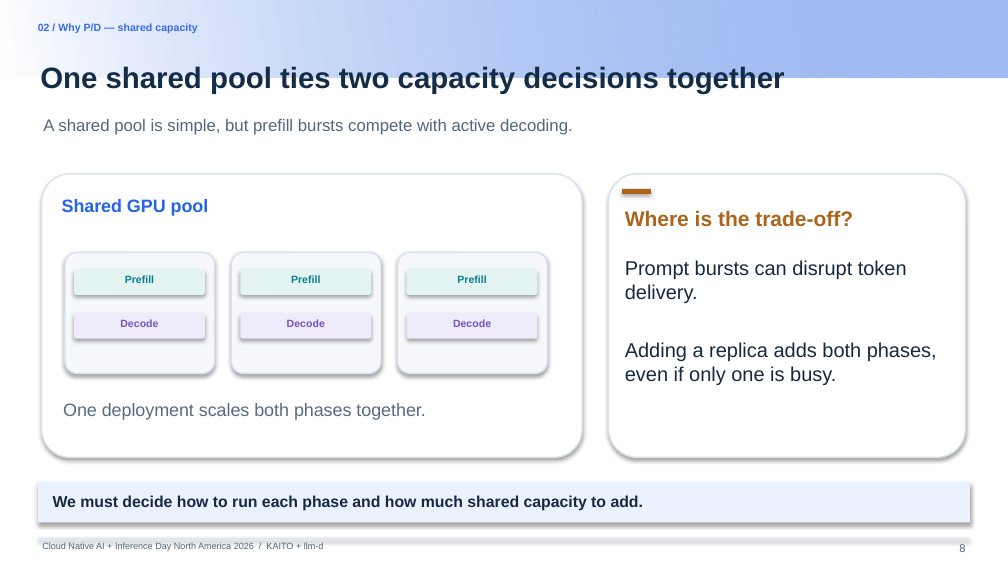
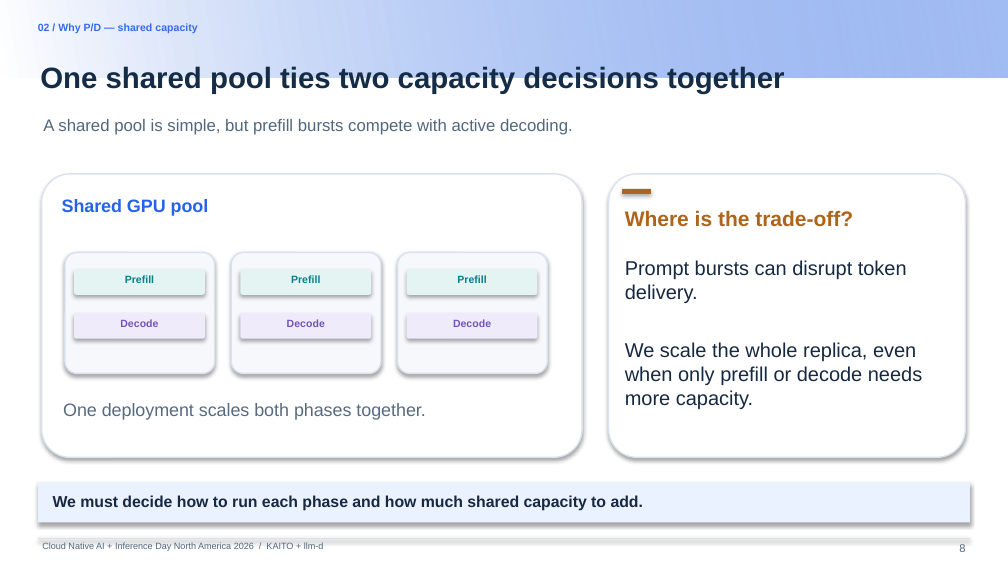
Before and after one commit to andyzhangx/demo, a slide deck: slide 8 of llm/pd-disaggregation/kubecon-na-2026-pd-disaggregation-kaito-llmd.pptx. Drawn at 1008x567 pixels with LibreOffice and Linux fonts; fonts in the diff are those of the drawing; background and template pictures are left out. Boxes give left, top, right and bottom in pixels: in the first picture for what was removed or moved away, otherwise in the second. Text is boxed around its words. In the diff, an @@ line names an element or a change of style, - is before the commit and + after.

```diff
--- a/llm/pd-disaggregation/kubecon-na-2026-pd-disaggregation-kaito-llmd.pptx
+++ b/llm/pd-disaggregation/kubecon-na-2026-pd-disaggregation-kaito-llmd.pptx
@@ text at (625, 342, 922, 409): text changed @@
-Adding a replica adds both phases, even if only one is busy.
+We scale the whole replica, even when only prefill or decode needs more capacity.
```
Also in this commit, not shown: 4 other slides changed.
